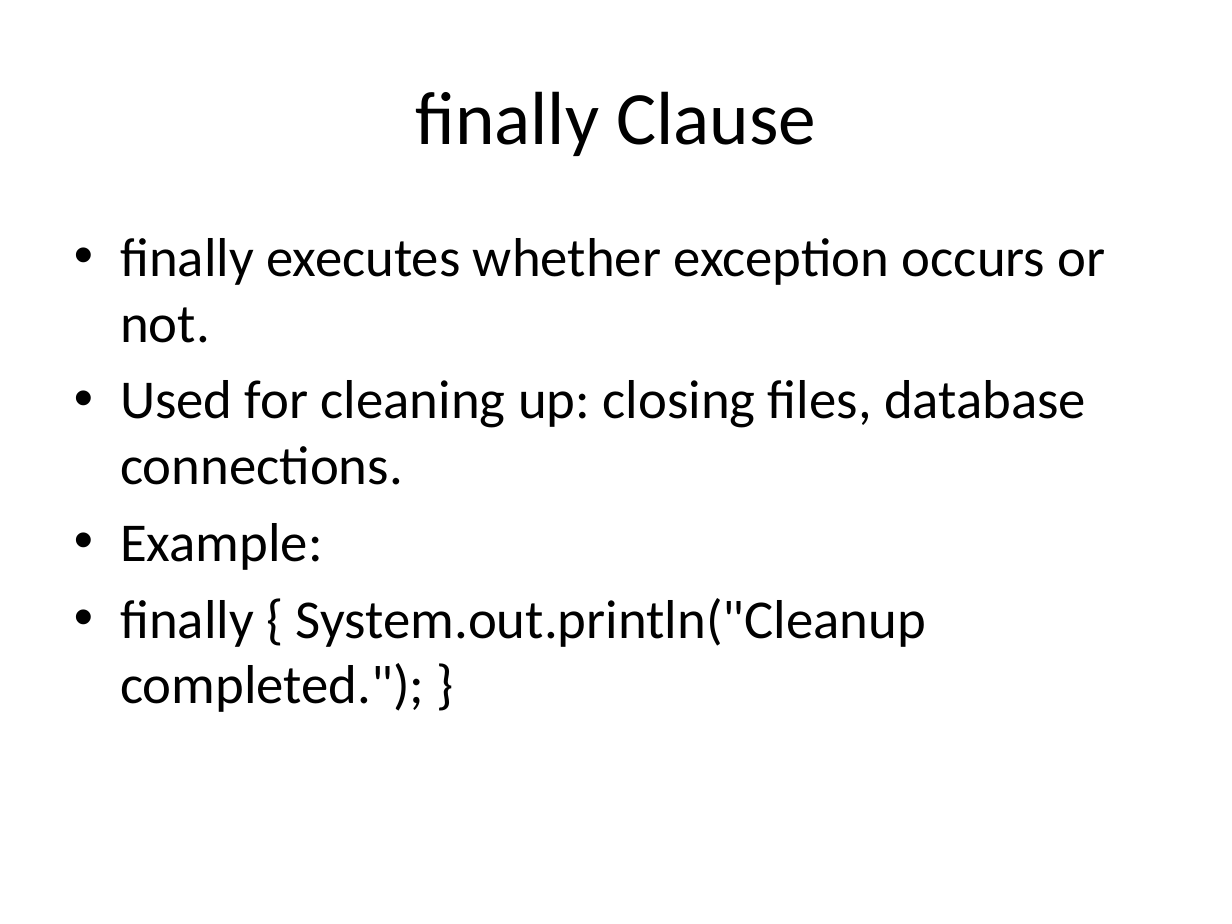
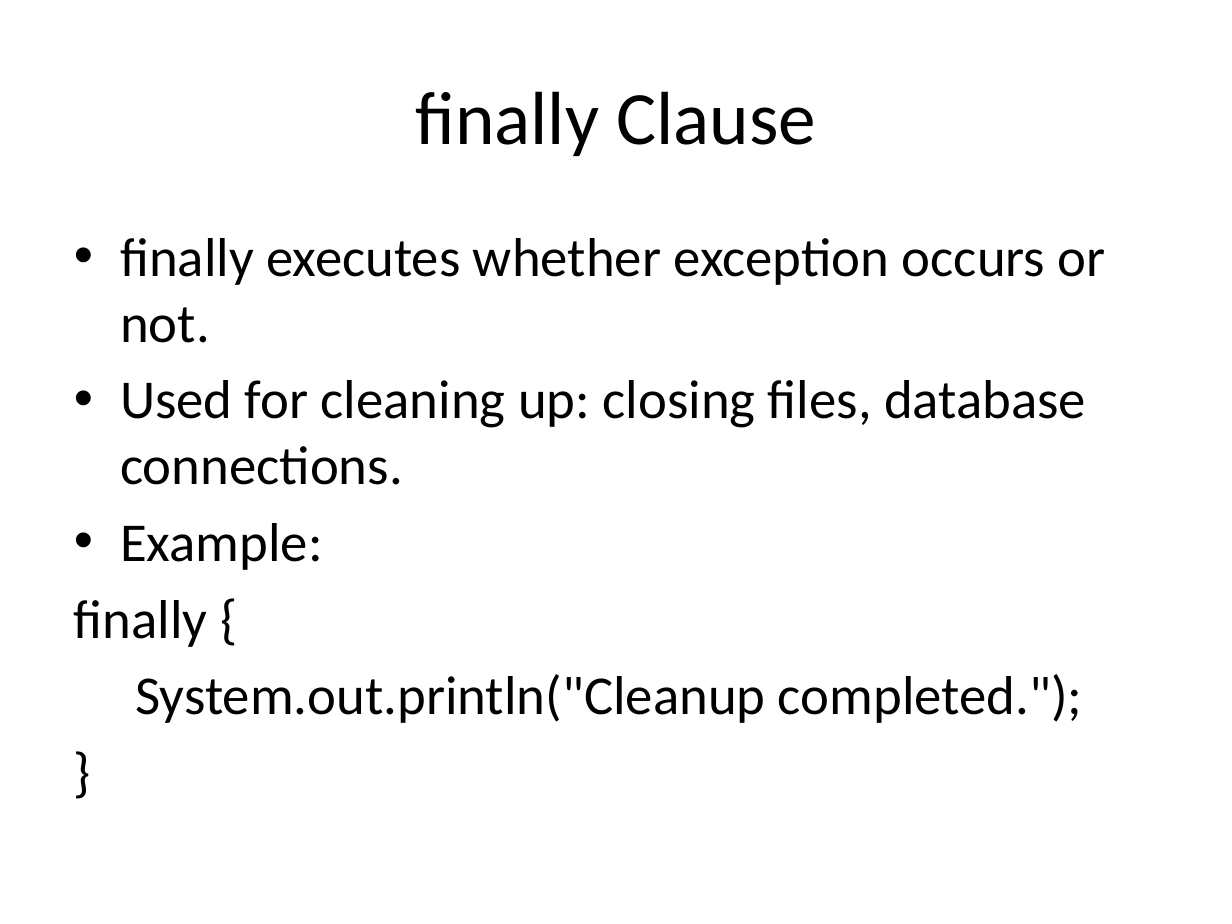
Before and after one commit to prasea2018/oop-in-java, a slide deck: slide 11 of Slides/Unit5_Exceptions.pptx. Drawn at 1232x924 pixels with LibreOffice and Linux fonts; fonts in the diff are those of the drawing. Boxes give left, top, right and bottom in pixels: in the first picture for what was removed or moved away, otherwise in the second. Text is boxed around its words. In the diff, an @@ line names an element or a change of style, - is before the commit and + after.

```diff
--- a/Slides/Unit5_Exceptions.pptx
+++ b/Slides/Unit5_Exceptions.pptx
@@ text at box(74, 600, 1082, 723): text changed @@
-• finally { System.out.println("Cleanup completed."); }
+finally {
+System.out.println("Cleanup completed.");
+}
```
Also in this commit, not shown: 5 other slides changed, 5 other files.
